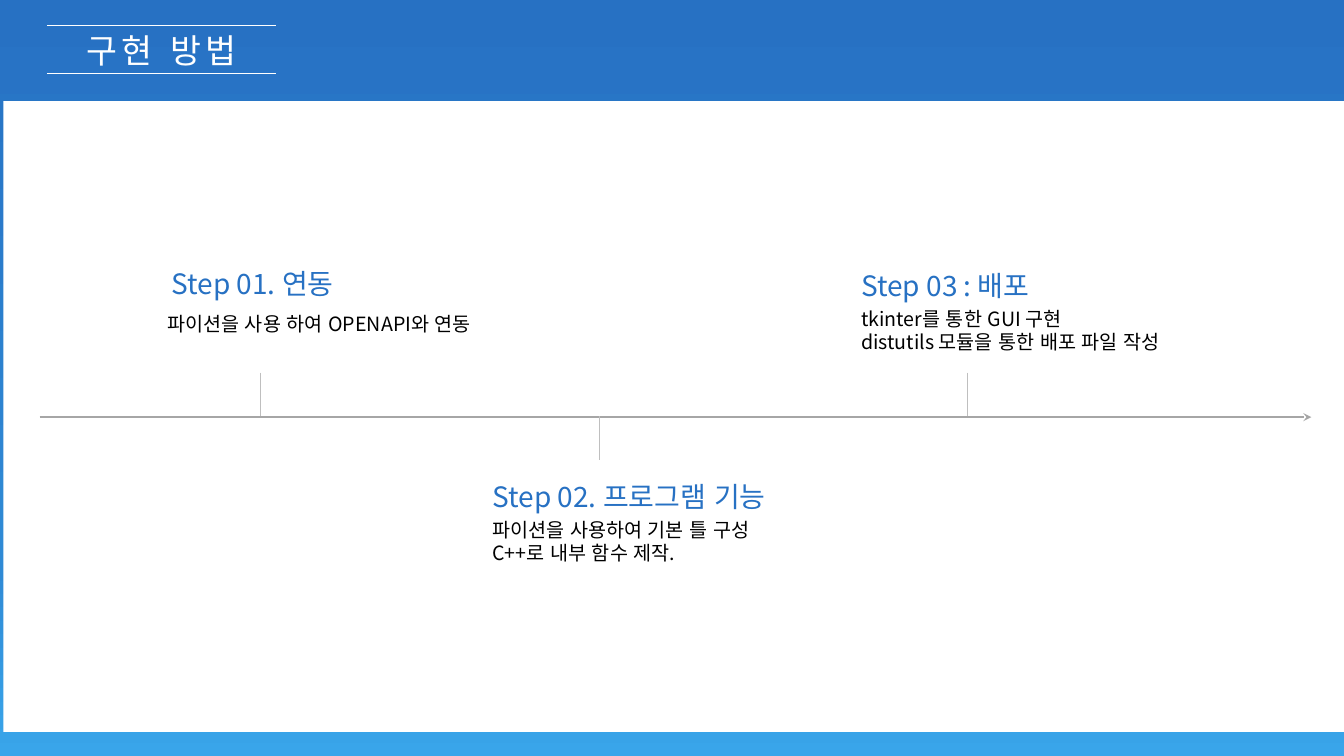
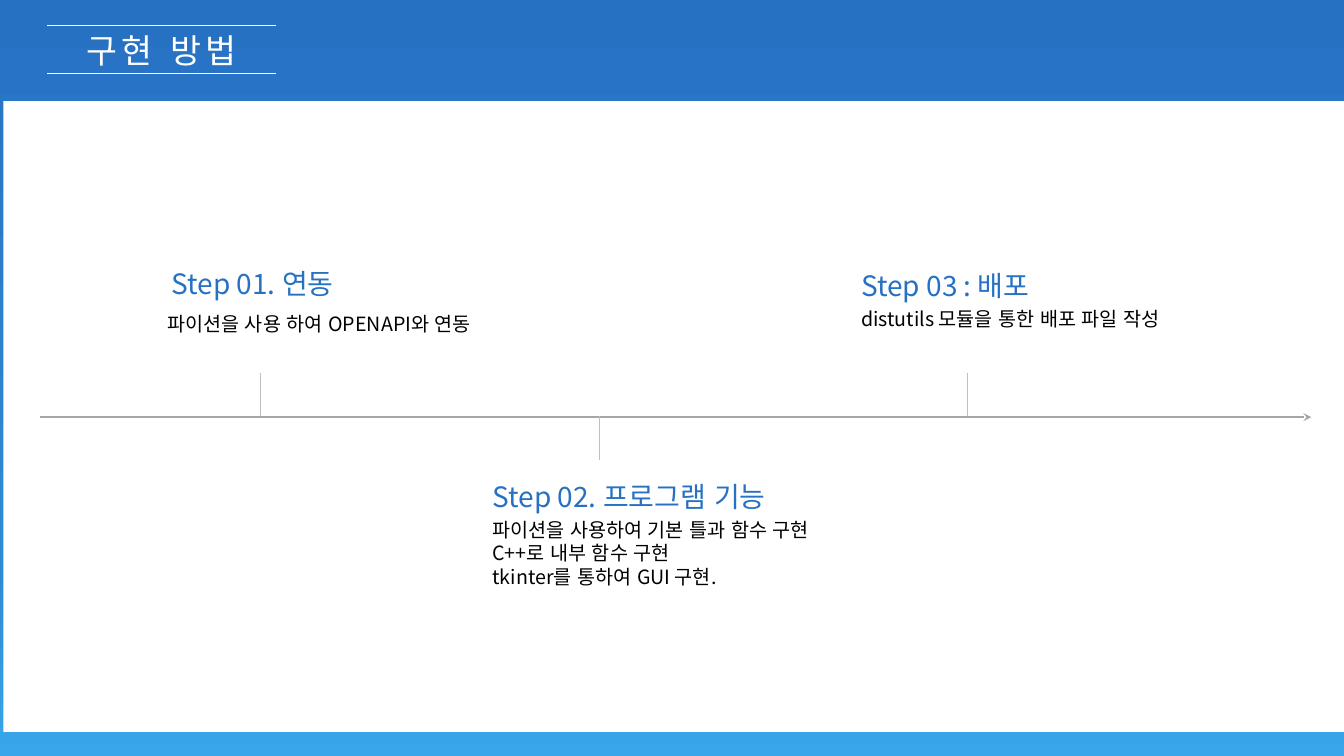
Before and after one commit to dw5450/Script-_language_term_assignment, a slide deck: slide 6 of 스크립트 언어 기말 과제 기획서.pptx. Drawn at 1344x756 pixels with LibreOffice and Linux fonts; fonts in the diff are those of the drawing. Boxes give left, top, right and bottom in pixels: in the first picture for what was removed or moved away, otherwise in the second. Text is boxed around its words. In the diff, an @@ line names an element or a change of style, - is before the commit and + after.

```diff
--- a/스크립트 언어 기말 과제 기획서.pptx
+++ b/스크립트 언어 기말 과제 기획서.pptx
@@ text at (861,309,1062,328): paragraph removed @@
-tkinter를 통한 GUI 구현
@@ text at (492,520,809,586): text changed @@
-파이션을 사용하여 기본 틀 구성
-C++로 내부 함수 제작.
+파이션을 사용하여 기본 틀과 함수 구현
+C++로 내부 함수 구현
+tkinter를 통하여 GUI 구현.
```
Also in this commit, not shown: 6 other slides changed, 2 other files.
